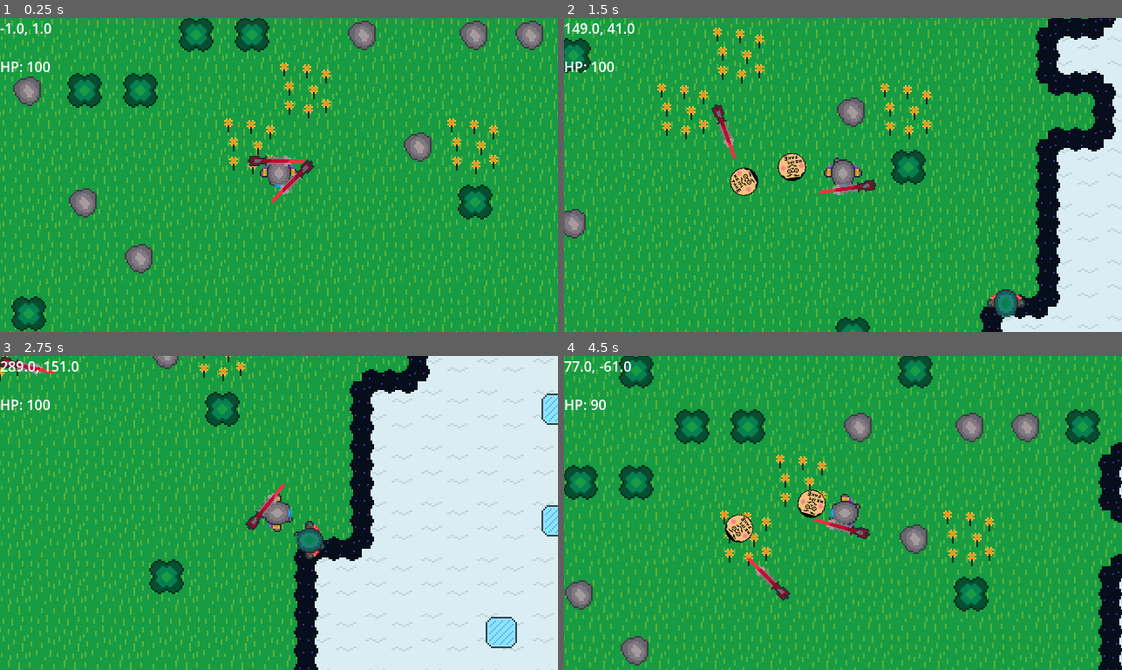
Above: before the commit, frames 1-4 (two rows, left to right).
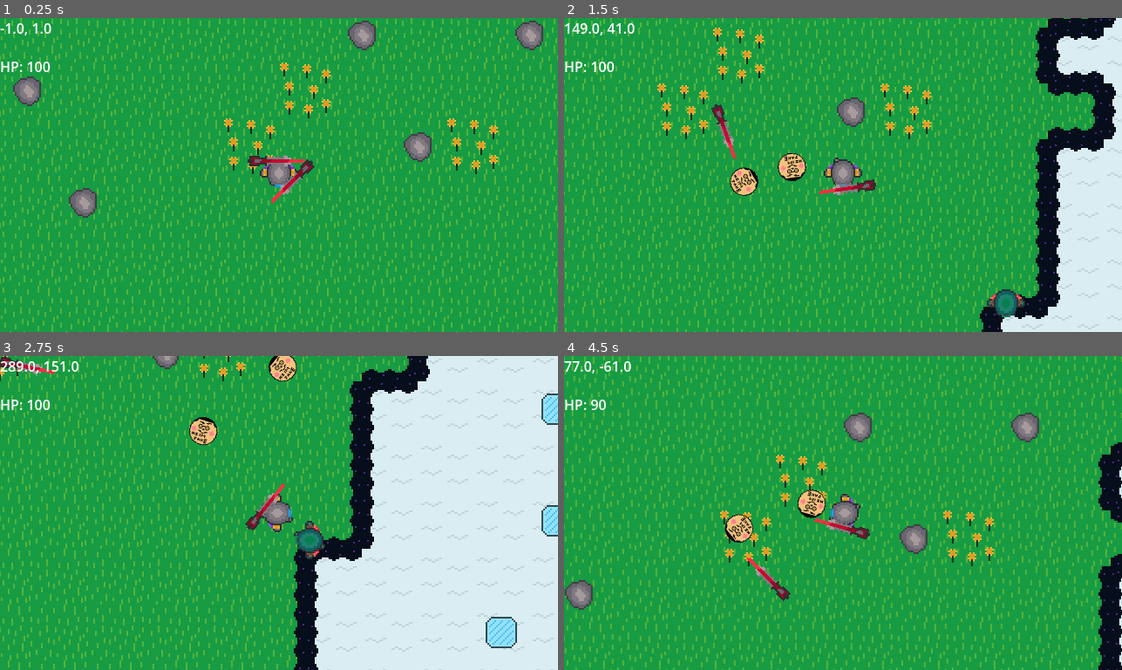
Above: after the commit, the same moments.

Repository: coder1015/real-roguelite
Game: Godot game, scene res://Scenes/Main.tscn
Same seed, same stepped clock (60 frames per second), same inputs: the game is played once before the commit and once after it.
Inputs (mouse positions are in pixels of both pictures, inside the frame that each line leads up to):
- Up to frame 1 (0.25 s): no input
- Up to frame 2 (1.5 s): tap Enter at 0.5 s; move the mouse to (965, 159) at 0.52 s; hold D (move_right) 0.53-1.28 s; click (965, 159) at 0.6 s; move the mouse to (731, 190) at 1.27 s; hold S (move_down) from 1.28 s (still down); click (731, 190) at 1.35 s
- Up to frame 3 (2.75 s): move the mouse to (334, 443) at 2.02 s; release S (move_down) at 2.03 s; hold D (move_right) from 2.03 s (still down); click (334, 443) at 2.1 s
- Up to frame 4 (4.5 s): move the mouse to (815, 575) at 2.77 s; release D (move_right) at 2.78 s; hold W (move_up) 2.78-3.53 s; click (815, 575) at 2.85 s; move the mouse to (1010, 560) at 3.52 s; hold A (move_left) from 3.53 s (still down); click (1010, 560) at 3.6 s; move the mouse to (675, 465) at 4.27 s; click (675, 465) at 4.35 s

The runs differ from the first frame. In frame 1, 3.8% of the frame differs, in the area x 2-89%, y 0-100%; in frame 2, 1.4%; in frame 3, 1.7%; in frame 4, 4.8%, in the area x 0-97%, y 0-99%.

Commit message:
world bounds

Diff:
--- a/real-roguelike-godot-name/Scenes/world_generator.gd
+++ b/real-roguelike-godot-name/Scenes/world_generator.gd
@@ -4,11 +4,6 @@
 @onready var ground_layer = $"../Ground"
 @onready var decorations_layer = $"../Decorations"
 @onready var obstacles_layer = $"../Obstacles"
-
-# World settings
-const WORLD_WIDTH = 100
-const WORLD_HEIGHT = 100
-const TILE_SIZE = 32
 
 const MIN_BIOME_SIZE = 50
 
@@ -65,6 +60,7 @@
 	place_decorations()
 	place_obstacles()
 	place_borders()
+	generate_borders()
 
 
 func setup_noise():
@@ -87,8 +83,8 @@
 
 
 func generate_ground():
-	for x in WORLD_WIDTH:
-		for y in WORLD_HEIGHT:
+	for x in Globals.WORLD_WIDTH:
+		for y in Globals.WORLD_HEIGHT:
 			var t = temp_noise.get_noise_2d(x, y)
 			var m = moisture_noise.get_noise_2d(x, y)
 			tile_map[Vector2i(x, y)] = get_ground_tile(t, m)
@@ -99,10 +95,10 @@
 	smooth_biomes()
 	remove_small_regions()
 
-	for x in WORLD_WIDTH:
-		for y in WORLD_HEIGHT:
+	for x in Globals.WORLD_WIDTH:
+		for y in Globals.WORLD_HEIGHT:
 			ground_layer.set_cell(
-				Vector2i(x - WORLD_WIDTH / 2, y - WORLD_HEIGHT / 2),
+				Vector2i(x - Globals.WORLD_WIDTH / 2, y - Globals.WORLD_HEIGHT / 2),
 				SOURCE_ID,
 				tile_map[Vector2i(x, y)]
 			)
@@ -110,8 +106,8 @@
 
 func smooth_biomes():
 	var new_map = tile_map.duplicate()
-	for x in WORLD_WIDTH:
-		for y in WORLD_HEIGHT:
+	for x in Globals.WORLD_WIDTH:
+		for y in Globals.WORLD_HEIGHT:
 			var coord = Vector2i(x, y)
 			var neighbors = get_neighbor_counts(x, y)
 			var dominant = get_dominant_tile(neighbors)
@@ -128,7 +124,7 @@
 				continue
 			var nx = x + dx
 			var ny = y + dy
-			if nx >= 0 and nx < WORLD_WIDTH and ny >= 0 and ny < WORLD_HEIGHT:
+			if nx >= 0 and nx < Globals.WORLD_WIDTH and ny >= 0 and ny < Globals.WORLD_HEIGHT:
 				var tile = tile_map[Vector2i(nx, ny)]
 				counts[tile] = counts.get(tile, 0) + 1
 	return counts
@@ -155,10 +151,10 @@
 
 
 func place_decorations():
-	for x in WORLD_WIDTH:
-		for y in WORLD_HEIGHT:
+	for x in Globals.WORLD_WIDTH:
+		for y in Globals.WORLD_HEIGHT:
 			var biome = tile_map[Vector2i(x, y)]
-			var cell = Vector2i(x - WORLD_WIDTH / 2, y - WORLD_HEIGHT / 2)
+			var cell = Vector2i(x - Globals.WORLD_WIDTH / 2, y - Globals.WORLD_HEIGHT / 2)
 
 			if get_foreign_dirs(x, y).size() > 0:
 				continue
@@ -169,33 +165,33 @@
 
 
 func place_obstacles():
-	for x in WORLD_WIDTH:
-		for y in WORLD_HEIGHT:
+	for x in Globals.WORLD_WIDTH:
+		for y in Globals.WORLD_HEIGHT:
 			var biome = tile_map[Vector2i(x, y)]
-			var cell = Vector2i(x - WORLD_WIDTH / 2, y - WORLD_HEIGHT / 2)
+			var cell = Vector2i(x - Globals.WORLD_WIDTH / 2, y - Globals.WORLD_HEIGHT / 2)
 
 			if get_foreign_dirs(x, y).size() > 0:
 				continue
 
 			var roll = randf()
 			if biome == TILE_SNOW:
-				if roll < 0.1:
+				if roll < 0.075:
 					obstacles_layer.set_cell(cell, SOURCE_ID, OBST_ICE)
 			elif biome == TILE_SAND:
 				if roll < 0.05:
 					obstacles_layer.set_cell(cell, SOURCE_ID, OBST_PALM)
 			elif biome == TILE_GRASS:
-				if roll < 0.1:
+				if roll < 0.05:
 					obstacles_layer.set_cell(cell, SOURCE_ID, OBST_ROCK)
-				elif roll < 0.2:
+				elif roll < 0.05:
 					obstacles_layer.set_cell(cell, SOURCE_ID, OBST_TREE)
 
 
 func remove_small_regions():
 	var visited = {}
 
-	for x in WORLD_WIDTH:
-		for y in WORLD_HEIGHT:
+	for x in Globals.WORLD_WIDTH:
+		for y in Globals.WORLD_HEIGHT:
 			var coord = Vector2i(x, y)
 			if visited.has(coord):
 				continue
@@ -232,10 +228,42 @@
 					tile_map[cell] = replacement
 
 
+func generate_borders():
+	var half_w = Globals.WORLD_WIDTH * Globals.TILE_SIZE
+	var half_h = Globals.WORLD_HEIGHT * Globals.TILE_SIZE
+	var thickness = Globals.TILE_SIZE * 2  # how thick the invisible wall is
+
+	# Each wall: position, width, height
+	var walls = [
+		# Top
+		[Vector2(0, -half_h - thickness / 2), half_w * 2 + thickness * 2, thickness],
+		# Bottom
+		[Vector2(0, half_h + thickness / 2), half_w * 2 + thickness * 2, thickness],
+		# Left
+		[Vector2(-half_w - thickness / 2, 0), thickness, half_h * 2],
+		# Right
+		[Vector2(half_w + thickness / 2, 0), thickness, half_h * 2],
+	]
+
+	for wall in walls:
+		var body = StaticBody2D.new()
+		body.position = wall[0]
+		body.collision_layer = 1  # world layer
+		body.collision_mask = 0
+
+		var shape = CollisionShape2D.new()
+		var rect = RectangleShape2D.new()
+		rect.size = Vector2(wall[1], wall[2])
+		shape.shape = rect
+
+		body.add_child(shape)
+		get_parent().add_child.call_deferred(body)
+
+
 func place_borders():
-	for x in WORLD_WIDTH:
-		for y in WORLD_HEIGHT:
-			var cell = Vector2i(x - WORLD_WIDTH / 2, y - WORLD_HEIGHT / 2)
+	for x in Globals.WORLD_WIDTH:
+		for y in Globals.WORLD_HEIGHT:
+			var cell = Vector2i(x - Globals.WORLD_WIDTH / 2, y - Globals.WORLD_HEIGHT / 2)
 			var foreign = get_foreign_dirs(x, y)
 
 			match foreign.size():
--- /dev/null
+++ b/real-roguelike-godot-name/Scripts/globals.gd
@@ -0,0 +1,14 @@
+extends Node
+
+const WORLD_WIDTH = 100
+const WORLD_HEIGHT = 100
+const TILE_SIZE = 32
+
+# Called when the node enters the scene tree for the first time.
+func _ready() -> void:
+	pass # Replace with function body.
+
+
+# Called every frame. 'delta' is the elapsed time since the previous frame.
+func _process(delta: float) -> void:
+	pass
--- a/real-roguelike-godot-name/Scripts/player.gd
+++ b/real-roguelike-godot-name/Scripts/player.gd
@@ -13,6 +13,14 @@
 	$Hurtbox.hit_taken.connect(_on_hurtbox_hit_taken)
 	get_parent().get_node("HUD").update_hp(hp)
 	hide()
+
+	var width = Globals.WORLD_WIDTH * Globals.TILE_SIZE
+	var height = Globals.WORLD_HEIGHT * Globals.TILE_SIZE
+
+	$Camera2D.limit_left   = -width
+	$Camera2D.limit_top    = -height
+	$Camera2D.limit_right  =  width
+	$Camera2D.limit_bottom =  height
 
 
 func _physics_process(delta: float) -> void:
--- a/real-roguelike-godot-name/project.godot
+++ b/real-roguelike-godot-name/project.godot
@@ -14,6 +14,10 @@
 run/main_scene="uid://dg4wv8sjl8ysy"
 config/features=PackedStringArray("4.6", "Forward Plus")
 config/icon="res://Assets/icon.svg"
+
+[autoload]
+
+Globals="*uid://cxujs0txkse10"
 
 [display]
 
Not shown: 1 places in real-roguelike-godot-name/Scenes/player.tscn that only renumber resources
Not shown, added: real-roguelike-godot-name/Scripts/globals.gd.uid
